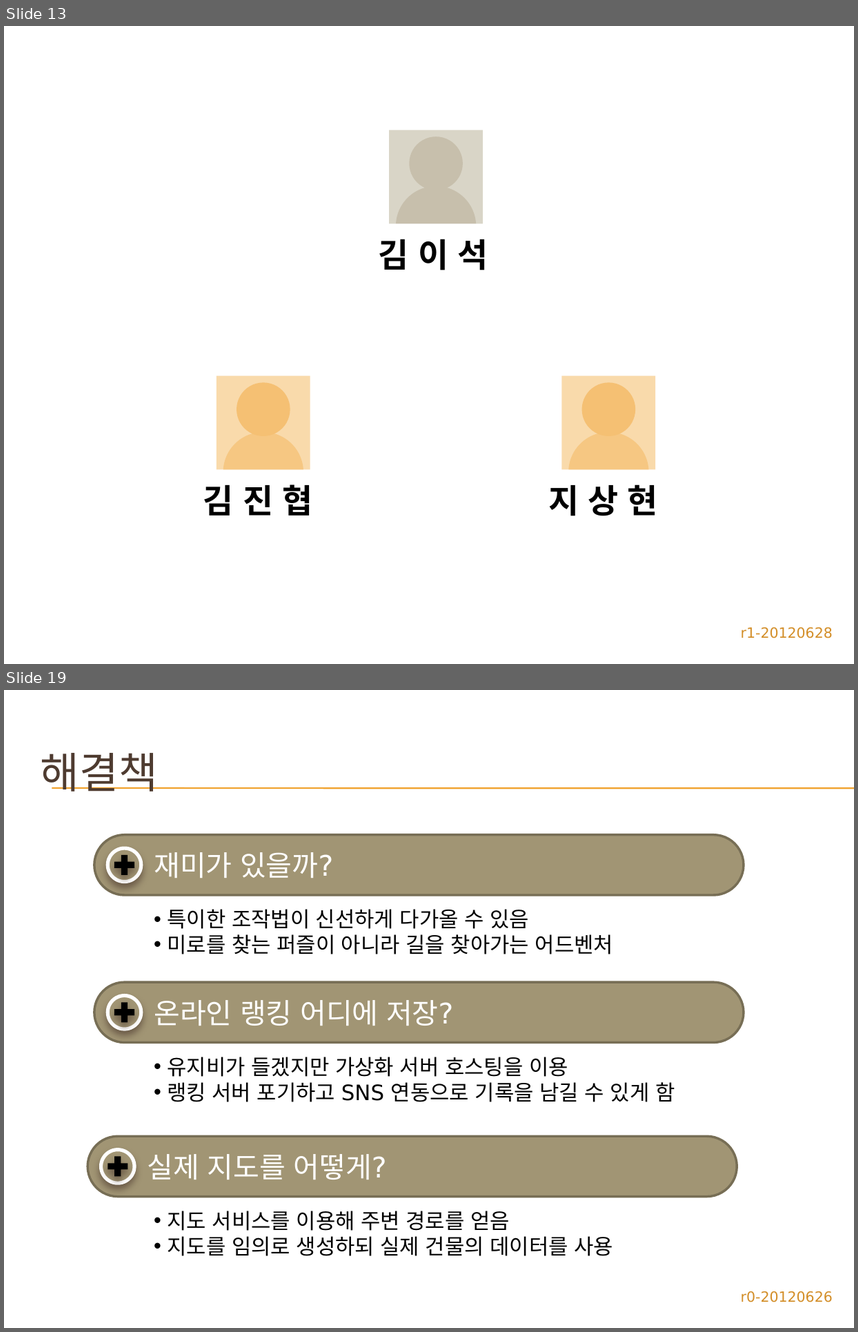
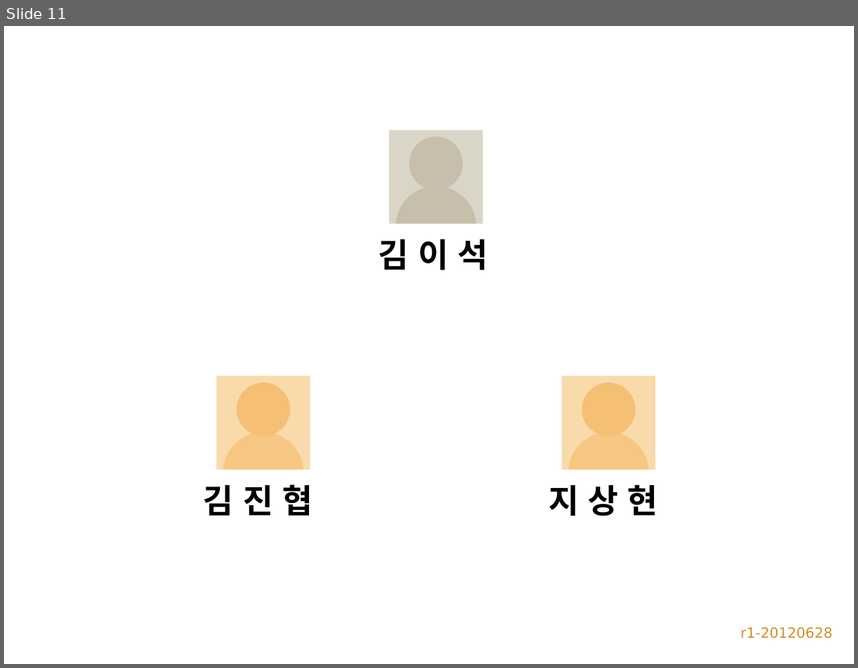
Before and after one commit to zwycid/dimension-drive-downside, a slide deck: doc/3조-DimensionDriveDownside.pptx. Shown one above the other, each under a label of ours: slides 13 and 19 before the commit, slide 11 after it; the slides between them are not shown. The pictures are 858x1332 and 858x668 pixels, drawn with LibreOffice and Linux fonts; fonts in the diff are those of the drawing; background and template pictures are left out. Boxes give left, top, right and bottom in pixels: in the first picture for what was removed or moved away, otherwise in the second. Text is boxed around its words. In the diff, an @@ line names an element or a change of style, - is before the commit and + after.

```diff
--- a/doc/3조-DimensionDriveDownside.pptx
+++ b/doc/3조-DimensionDriveDownside.pptx
@@ slide 19 removed at [4,690,854,1328], background picture (left out) @@
@@ title removed at [41,753,158,791] @@
-해결책
@@ line removed from (52, 788) to (854, 788) @@
@@ line removed from (52, 789) to (854, 789) @@
@@ rounded rectangle removed at [94,834,744,895] @@
-  재미가 있을까?
@@ ellipse removed at [107,848,141,881] @@
@@ plus removed at [114,855,135,876] @@
@@ text removed at [167,909,613,954] @@
-• 특이한 조작법이 신선하게 다가올 수 있음
-• 미로를 찾는 퍼즐이 아니라 길을 찾아가는 어드벤처
@@ rounded rectangle removed at [94,983,744,1043] @@
-  온라인 랭킹 어디에 저장?
@@ ellipse removed at [107,995,141,1028] @@
@@ plus removed at [114,1002,135,1023] @@
@@ text removed at [167,1056,675,1102] @@
-• 유지비가 들겠지만 가상화 서버 호스팅을 이용
-• 랭킹 서버 포기하고 SNS 연동으로 기록을 남길 수 있게 함
@@ rounded rectangle removed at [87,1136,737,1196] @@
-  실제 지도를 어떻게?
@@ ellipse removed at [101,1149,134,1182] @@
@@ plus removed at [107,1156,128,1176] @@
@@ text removed at [167,1210,614,1256] @@
-• 지도 서비스를 이용해 주변 경로를 얻음
-• 지도를 임의로 생성하되 실제 건물의 데이터를 사용
@@ text removed at [741,1290,833,1302] @@
-r0-20120626
@@ what was slide 13 is now slide 11 @@
```
Also in this commit, not shown: 7 slides changed, 1 slide added, 4 other slides removed.
